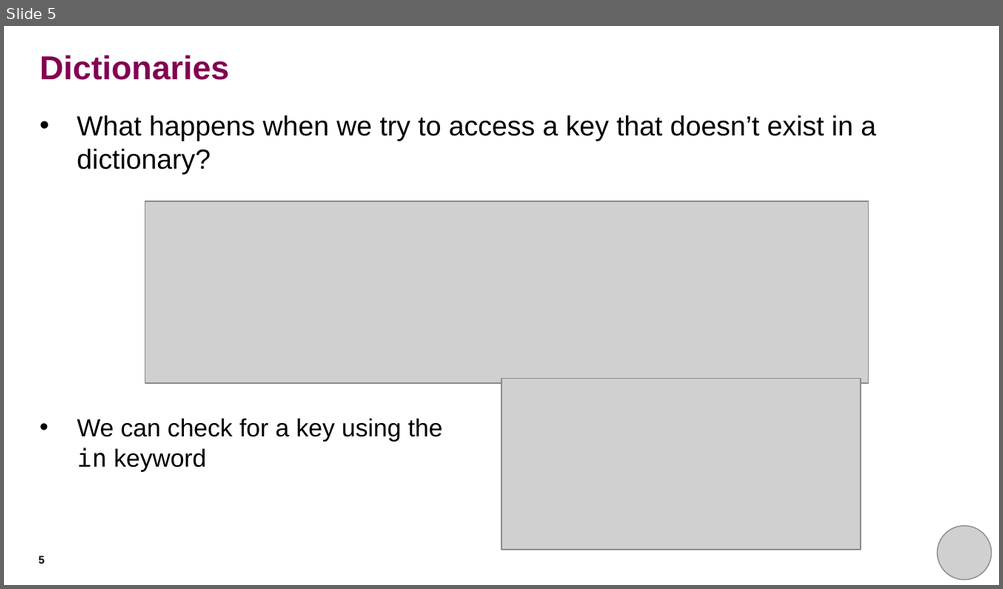
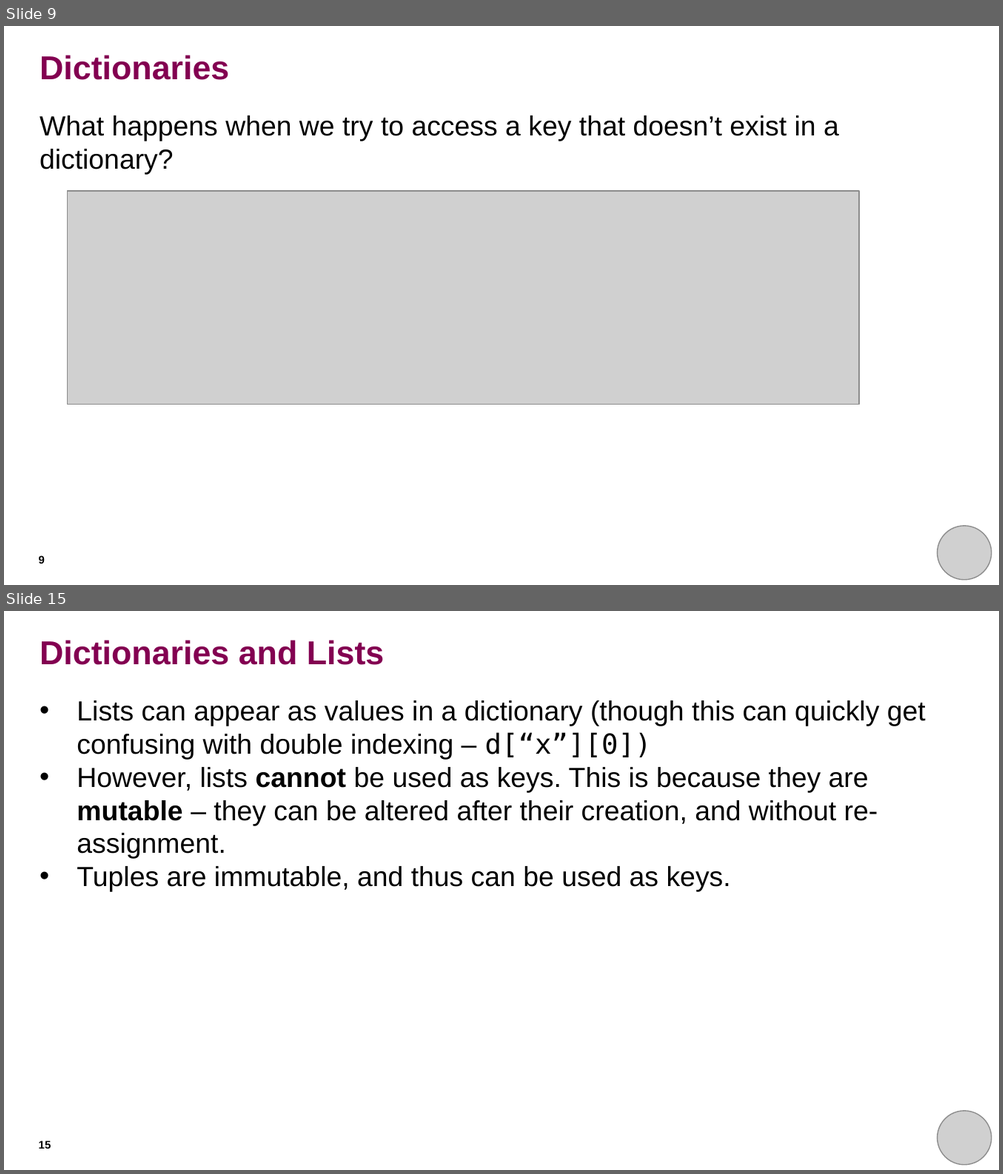
Before and after one commit to rkhetani/beginners-python, a slide deck: session_seven/session_seven_presentation.pptx. Shown one above the other, each under a label of ours: slide 5 before the commit, slides 9 and 15 after it; the slides between them are not shown. The pictures are 1003x589 and 1003x1174 pixels, drawn with LibreOffice and Linux fonts; fonts in the diff are those of the drawing; grey boxes stand for pictures; background and template pictures are left out. Boxes give left, top, right and bottom in pixels: in the first picture for what was removed or moved away, otherwise in the second. Text is boxed around its words. In the diff, an @@ line names an element or a change of style, - is before the commit and + after.

```diff
--- a/session_seven/session_seven_presentation.pptx
+++ b/session_seven/session_seven_presentation.pptx
@@ slide 15 added at (4,611,999,1170), background #FFFFFF @@
@@ title added at (40,640,384,665), 24 pt, text #830051, bold @@
+Dictionaries and Lists
@@ text added at (77,701,925,892), 20 pt, text #000000 @@
+• Lists can appear as values in a dictionary (though this can quickly get confusing with double indexing – d[“x”][0])
+• However, lists cannot be used as keys. This is because they are mutable – they can be altered after their creation, and without re-assignment.
+• Tuples are immutable, and thus can be used as keys.
@@ picture added at (937,1111,990,1165) @@
@@ page number added at (39,1141,51,1149), 8 pt, text #000000, bold @@
+15
@@ what was slide 5 is now slide 9 @@
@@ slide 9 changed as well @@
@@ text "What happens when we try ..." at (40,116,839,175): bullet • to none @@
@@ picture: place and size @@
-picture at (145,201,868,383)
+picture at (67,191,858,405)
@@ picture removed at (501,379,860,550) @@
@@ text removed at (77,418,443,471) @@
-• We can check for a key using the in keyword
@@ page number at (39,556,45,564): text changed @@
-5
+9
```
Also in this commit, not shown: 6 other slides changed, 8 other slides added, 6 slides removed.
